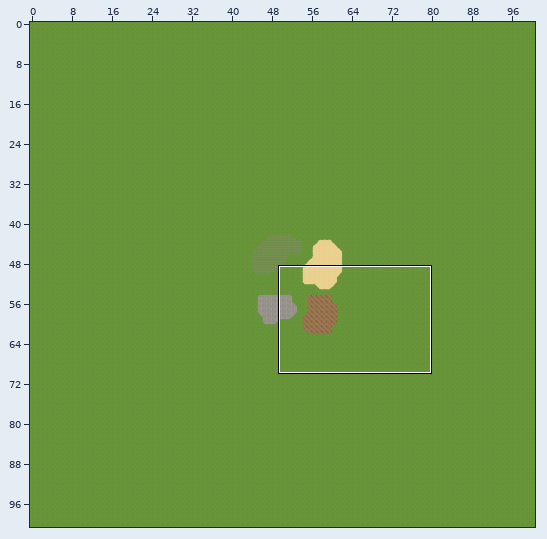
Tiled map (JSON) -- common/images/map/s1.json. Above: a wide view before the commit, with the close-up outlined.
Close-up. First the earlier version:
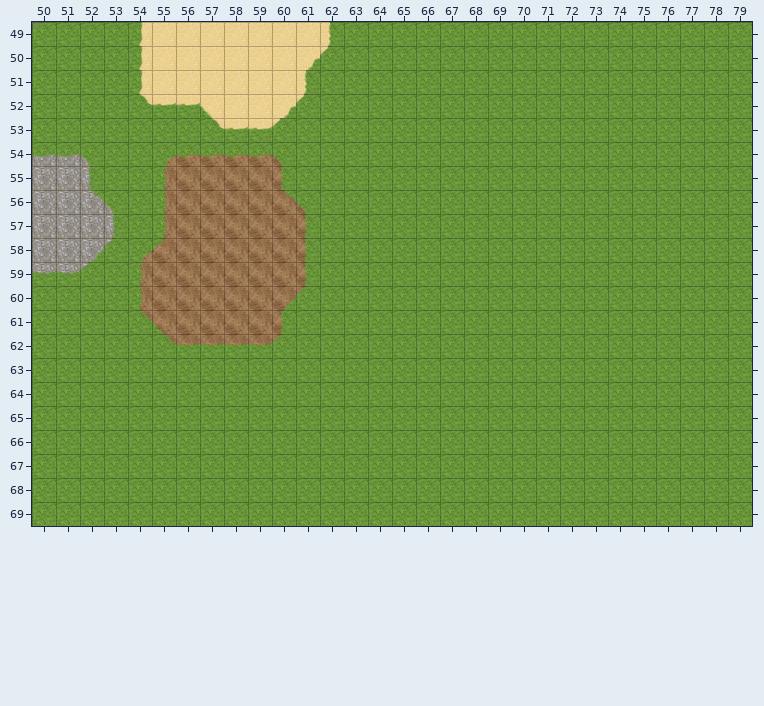
Cells are 50x50 px. Shown: x 50..79, y 49..69. The commit also changed other parts of the map, which this record leaves out.
Now the later version:
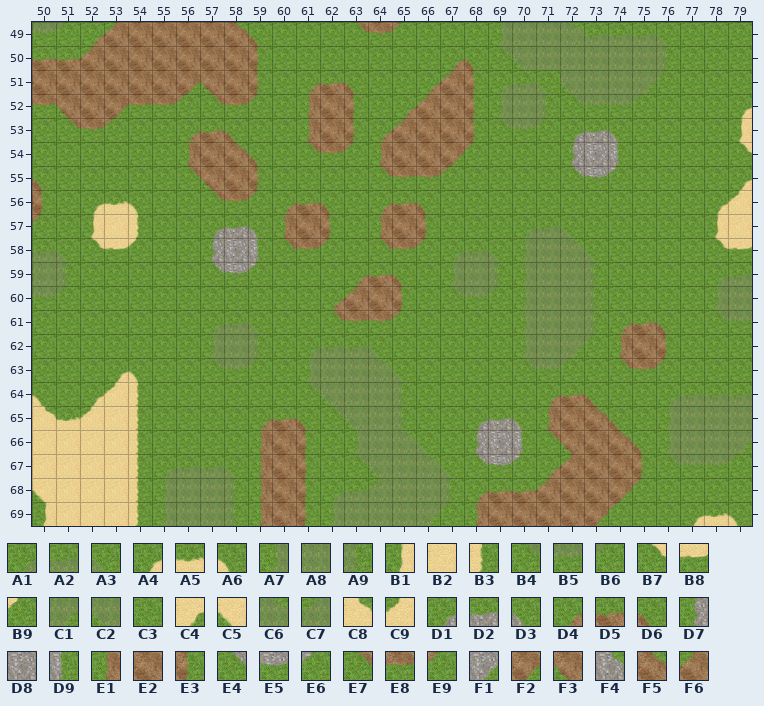
Key: from "evolution": A1 0, A2 1, A3 2, A4 3, A5 4, A6 5, A7 6, A8 7, A9 8, B1 9, B2 10, B3 11, B4 12, B5 13, B6 14, B7 15, B8 16, B9 17, C1 18, C2 19, C3 20, C4 21, C5 22, C6 24, C7 25, C8 27, C9 28, D1 30, D2 31, D3 32, D4 33, D5 34, D6 35, D7 36, D8 37, D9 38, E1 39, E2 40, E3 41, E4 42, E5 43, E6 44, E7 45, E8 46, E9 47, F1 48, F2 51, F3 52, F4 54, F5 57, F6 58.
__ is an empty cell.
Tiles replaced or removed in this view: B1, B2, B3, B6, B7, B8, B9, C3, C4, C5, D2, D3, D4, D5, D6, D8, D9, E1, E2, E3, E5, E6, E7, E8, E9, F1, F2, F3, F4, F5, F6.
Diff:
Changed rows in their new state; .. is an unchanged cell.
Layer "b":
first column x 50:
49 B5 B6 D4 F6 E2 E2 E2 E2 F5 D6 C3 C3 C3 E7 E8 E9 .. .. .. A7 A8 A8 C6 A2 A2 A2 A3 .. .. ..
50 D5 D5 F6 E2 E2 E2 E2 E2 E2 E3 C3 C3 C3 .. .. .. .. D4 D6 B4 C2 A8 A8 A8 A8 A8 A9 .. .. ..
51 E2 E2 E2 E2 E2 E2 F2 F3 E2 E3 C3 D4 D5 D6 .. .. D4 F6 E3 A1 A2 A3 C2 A8 A8 C1 B6 .. .. ..
52 E8 F3 E2 F2 E8 E8 E9 E7 E8 E9 C3 E1 E2 E3 .. D4 F6 E2 E3 A7 A8 A9 B4 B5 B5 B6 .. .. .. A4
53 .. E7 E8 E9 .. .. D4 D5 D6 C3 C3 E1 E2 E3 D4 F6 E2 E2 E3 B4 B5 B6 D1 D2 D3 .. .. .. .. B1
54 C3 C3 C3 .. .. C3 E1 E2 F5 D6 C3 E7 E8 E9 E1 E2 E2 F2 E9 .. .. .. D7 D8 D9 .. .. .. .. B7
55 D6 C3 C3 .. .. C3 E7 F3 .. E3 C3 .. .. .. E7 E8 E8 E9 .. .. .. .. E4 E5 E6 .. .. .. .. A4
56 E3 C3 A4 A5 A6 C3 C3 E7 E8 E9 D4 D5 D6 .. D4 D5 D6 .. .. .. .. .. .. .. .. .. .. .. A4 C9
57 E9 C3 B1 B2 B3 C3 C3 D1 D2 D3 E1 E2 E3 .. E1 E2 E3 .. .. .. A1 A2 A3 .. .. .. .. .. B1 B2
58 A2 A3 B7 B8 B9 C3 C3 D7 D8 D9 E7 E8 E9 .. E7 E8 E9 A1 A2 A3 A7 A8 C6 A3 .. .. .. .. B7 B8
59 A8 A9 C3 .. C3 C3 C3 E4 E5 E6 C3 C3 .. D4 D5 D6 .. A7 A8 A9 A7 A8 A8 A9 .. .. .. .. A1 A2
60 B5 B6 .. .. C3 C3 C3 C3 C3 C3 C3 C3 D4 F6 E2 E3 .. B4 B5 B6 A7 A8 A8 A9 .. .. .. .. A7 A8
61 .. .. .. .. C3 C3 C3 A1 A2 A3 C3 .. E7 E8 E8 E9 .. .. .. .. A7 A8 A8 A9 D4 D5 D6 .. B4 B5
62 .. .. .. .. .. C3 C3 A7 A8 A9 C3 A1 A2 A2 A3 .. .. .. .. .. A7 A8 C1 B6 E1 E2 E3 .. .. ..
63 .. .. .. A4 A6 .. .. B4 B5 B6 .. A7 A8 A8 C6 A3 .. .. .. .. B4 B5 B6 .. E7 E8 E9 .. .. ..
64 A6 .. A4 C9 B3 .. .. .. .. .. .. B4 C2 A8 A8 A9 .. .. .. .. .. D4 D5 D6 .. .. A1 A2 A2 A2
65 C8 A5 C9 B2 B3 .. .. .. .. D4 D5 D6 B4 C2 A8 A9 .. .. D1 D2 D3 E1 E2 F5 D6 .. A7 A8 A8 A8
66 B2 B2 B2 B2 B3 .. .. .. .. E1 E2 E3 .. A7 A8 C6 A3 .. D7 D8 D9 E7 F3 E2 F5 D6 A7 A8 A8 C1
67 B2 B2 B2 B2 B3 A1 A2 A2 A3 E1 E2 E3 .. B4 C2 A8 C6 A3 E4 E5 E6 D4 F6 E2 E2 E3 B4 B5 B5 B6
68 C5 B2 B2 B2 B3 A7 A8 A8 A9 E1 E2 E3 A1 A2 C7 A8 A8 A9 D4 D5 D5 F6 E2 E2 F2 E9 .. .. .. ..
69 B1 B2 B2 B2 B3 A7 A8 A8 A9 E1 E2 E3 A7 A8 A8 A8 C1 B6 E1 E2 E2 E2 E2 F2 E9 .. .. A4 A5 A6
Boxes around the changes in both close-ups, in picture pixels (x1, y1, x2, y2):
changed: (32, 22, 752, 526)
